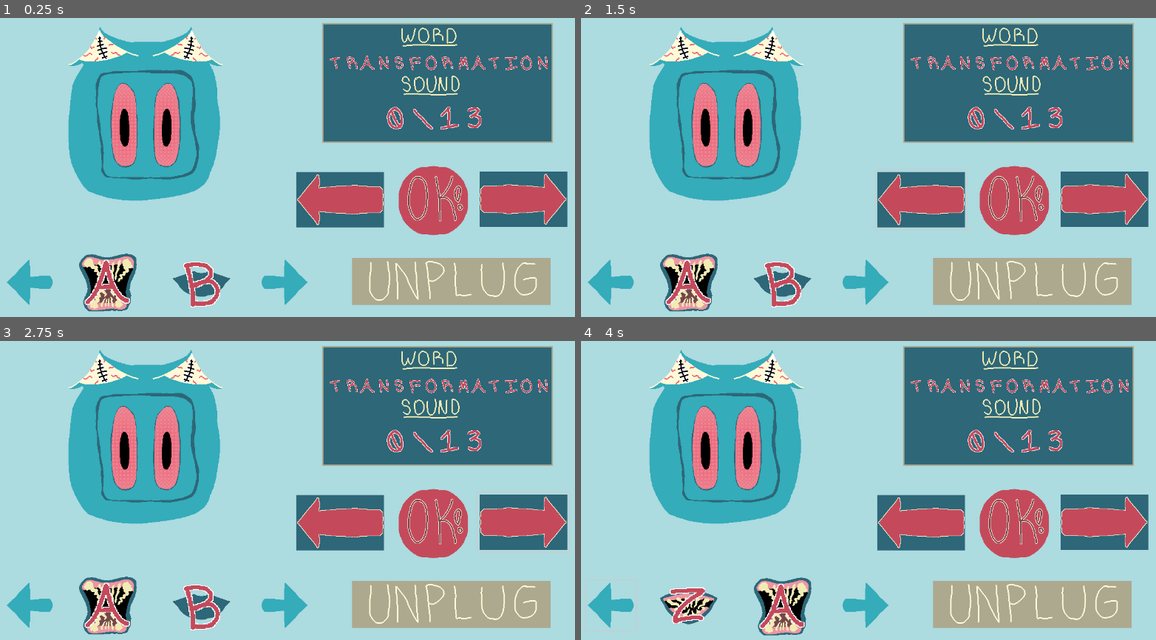
Above: before the commit, frames 1-4 (two rows, left to right).
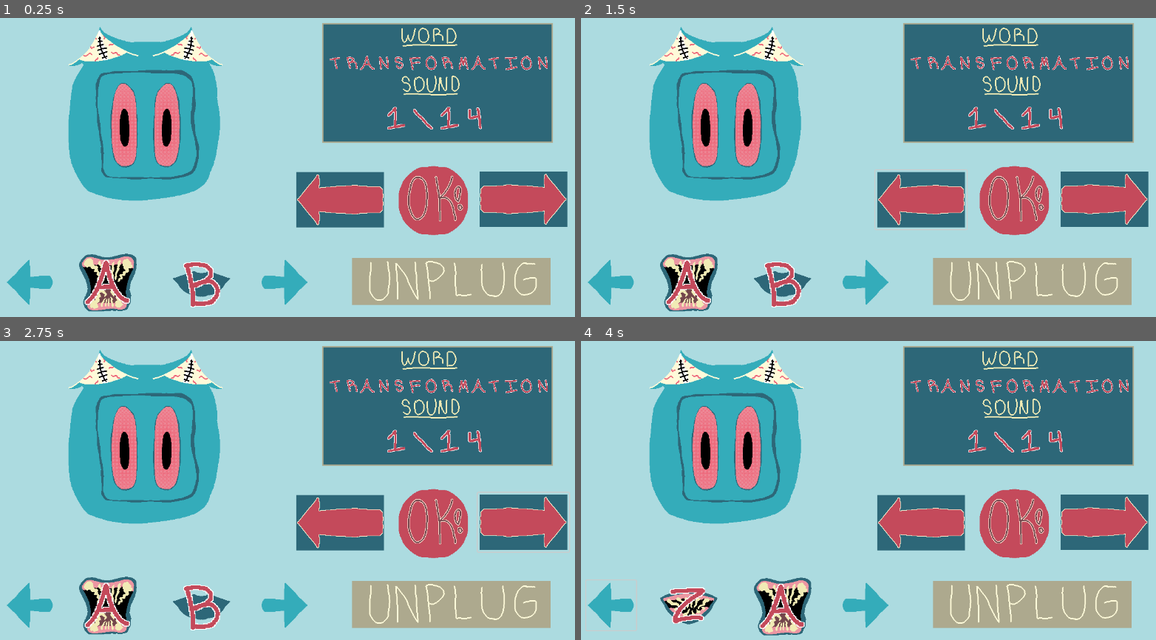
Above: after the commit, the same moments.

Repository: sym-z/speech-and-spell
Game: Godot game, scene res://scenes/load_scene.tscn
The game is run twice, just before and just after one commit, with the same random seed, the same clock (stepped at 60 frames per second) and the same inputs. The engine's default icon, where the game draws it, is replaced by a stand-in: a white triangle on a blue panel in a dark square.
Inputs (mouse positions are in pixels of both pictures, inside the frame that each line leads up to):
- Up to frame 1 (0.25 s): no input
- Up to frame 2 (1.5 s): click (1012, 200) at 0.5 s; click (920, 200) at 1.25 s
- Up to frame 3 (2.75 s): click (523, 523) at 2 s
- Up to frame 4 (4 s): click (1035, 604) at 2.75 s; click (609, 604) at 3.5 s

The runs differ from the first frame. In frame 1, 0.2% of the frame differs, in the area x 67-84%, y 29-38%; in frame 2, 0.2%; in frame 3, 0.2%; in frame 4, 0.2%.

Commit message:
volume adjusted, performance implemented.

Diff:
--- a/game-code/speech-and-spell/scenes/mouth.tscn
+++ b/game-code/speech-and-spell/scenes/mouth.tscn
@@ -326,6 +326,7 @@
 wait_time = 0.7
 
 [node name="Speaker" type="AudioStreamPlayer2D" parent="."]
+volume_db = 22.0
 
 [connection signal="mouse_entered" from="Area2D" to="." method="_on_area_2d_mouse_entered"]
 [connection signal="mouse_exited" from="Area2D" to="." method="_on_area_2d_mouse_exited"]
--- a/game-code/speech-and-spell/scripts/build_scene.gd
+++ b/game-code/speech-and-spell/scripts/build_scene.gd
@@ -12,7 +12,7 @@
 func _ready():
 	print("Build")
 	var format = "[center]%d/%d[/center]"
-	wordProgressText.text = format % [Globals.currSound,Globals.totalSounds]
+	wordProgressText.text = format % [Globals.currSound+1,Globals.totalSounds+1]
 
 
 func _input(event):
@@ -74,7 +74,7 @@
 			Globals.printSelections()
 
 			var format = "[center]%d/%d[/center]"
-			wordProgressText.text = format % [Globals.currSound,Globals.totalSounds]
+			wordProgressText.text = format % [Globals.currSound+1,Globals.totalSounds+1]
 		else:
 			Globals.soundsSelected[Globals.currSound].isEmpty = false;
 			Globals.soundsSelected[Globals.currSound].animFrame = viewportMouth.frame
@@ -101,7 +101,7 @@
 		Globals.currSound -= 1;
 		# Show the previous choice
 		var format = "[center]%d/%d[/center]"
-		wordProgressText.text = format % [Globals.currSound,Globals.totalSounds]
+		wordProgressText.text = format % [Globals.currSound+1,Globals.totalSounds+1]
 		if(Globals.soundsSelected[Globals.currSound].isEmpty == false):
 			print("gotttcha")
 			viewportMouth.animation = "syllables"
@@ -118,7 +118,7 @@
 		Globals.currSound += 1;
 		# Show the next choice
 		var format = "[center]%d/%d[/center]"
-		wordProgressText.text = format % [Globals.currSound,Globals.totalSounds]
+		wordProgressText.text = format % [Globals.currSound+1,Globals.totalSounds+1]
 		if(Globals.soundsSelected[Globals.currSound].isEmpty == false):
 			viewportMouth.animation = "syllables"
 			viewportMouth.frame = Globals.soundsSelected[Globals.currSound].animFrame
--- a/game-code/speech-and-spell/scripts/mouth.gd
+++ b/game-code/speech-and-spell/scripts/mouth.gd
@@ -60,9 +60,9 @@
 # Tracks the index of the sound in the final performance
 var perfIndex : int = 0;
 func perform():
-	#frame = Globals.soundsSelected[perfIndex].animFrame
+	frame = Globals.soundsSelected[perfIndex].animFrame
 	# TESTING CODE
-	frame = Globals.CORRECT_ANSWERS[perfIndex]
+	#frame = Globals.CORRECT_ANSWERS[perfIndex]
 	speaker.stream = soundLibrary[frame]
 	speaker.play()
 	perfIndex += 1
@@ -70,9 +70,9 @@
 signal endPerf
 func _on_performance_timer_timeout():
 	if(perfIndex <= Globals.totalSounds):
-		#frame = Globals.soundsSelected[perfIndex].animFrame
+		frame = Globals.soundsSelected[perfIndex].animFrame
 		# TESTING CODE
-		frame = Globals.CORRECT_ANSWERS[perfIndex]
+		#frame = Globals.CORRECT_ANSWERS[perfIndex]
 		speaker.stream = soundLibrary[frame]
 		speaker.play()
 		perfIndex += 1
--- a/game-code/speech-and-spell/scripts/speech_scene.gd
+++ b/game-code/speech-and-spell/scripts/speech_scene.gd
@@ -14,4 +14,5 @@
 
 func _on_mouth_end_perf():
 	print("SHOW CORRECT IMAGE")
+	print("GAME WON: ", Globals.gameWon)
 	pass # Replace with function body.
